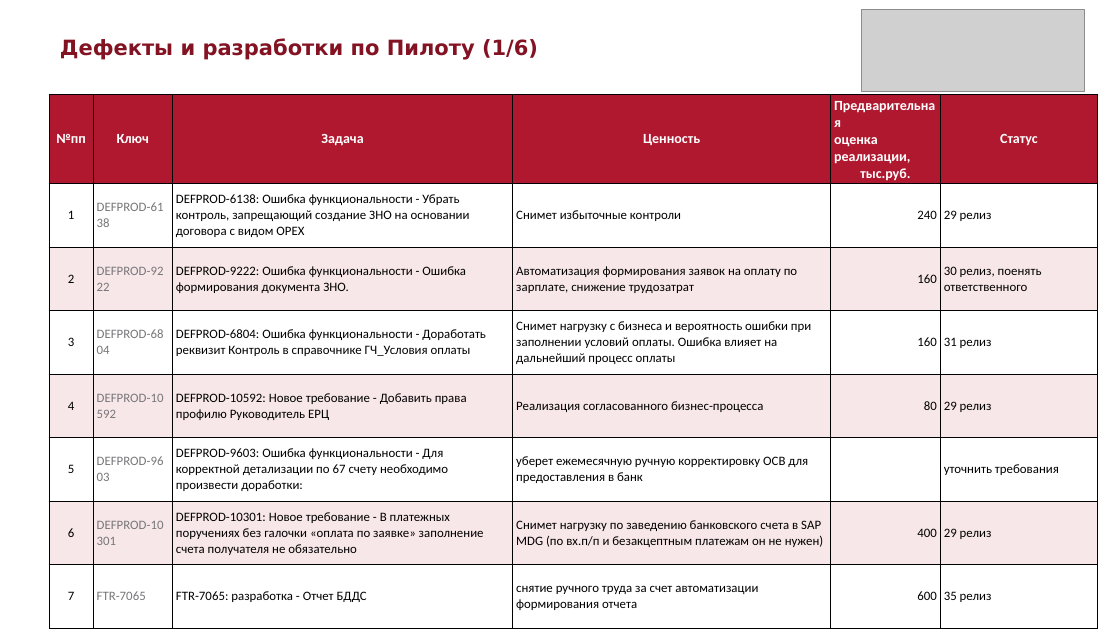
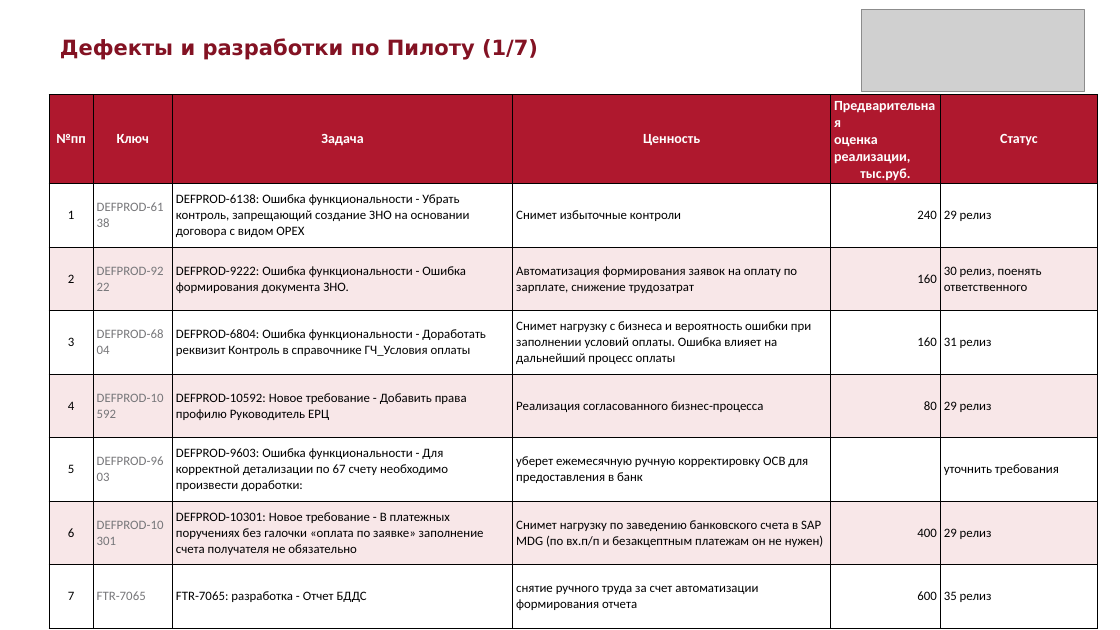
Before and after one commit to sokrat-in-me/pptx, a slide deck: slide 1 of Дефекты_и_разработки_по_Пилоту.pptx. Drawn at 1120x630 pixels with LibreOffice and Linux fonts; fonts in the diff are those of the drawing; grey boxes stand for pictures. Boxes give left, top, right and bottom in pixels: in the first picture for what was removed or moved away, otherwise in the second. Text is boxed around its words. In the diff, an @@ line names an element or a change of style, - is before the commit and + after.

```diff
--- a/Дефекты_и_разработки_по_Пилоту.pptx
+++ b/Дефекты_и_разработки_по_Пилоту.pptx
@@ text at (x1=60, y1=38, x2=538, y2=60): text changed @@
-Дефекты и разработки по Пилоту (1/6)
+Дефекты и разработки по Пилоту (1/7)
```
Also in this commit, not shown: 5 other slides changed, 1 slide added, 1 other file.
